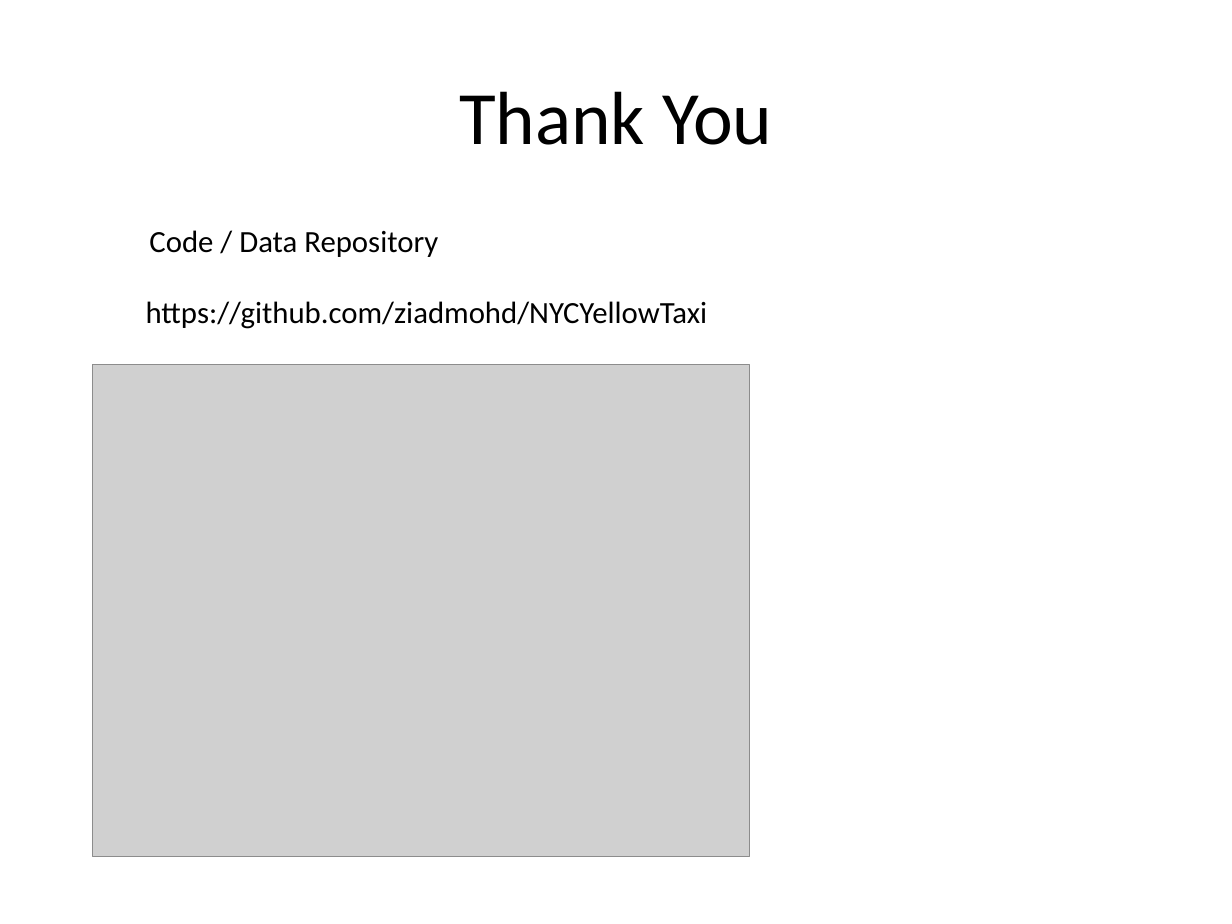
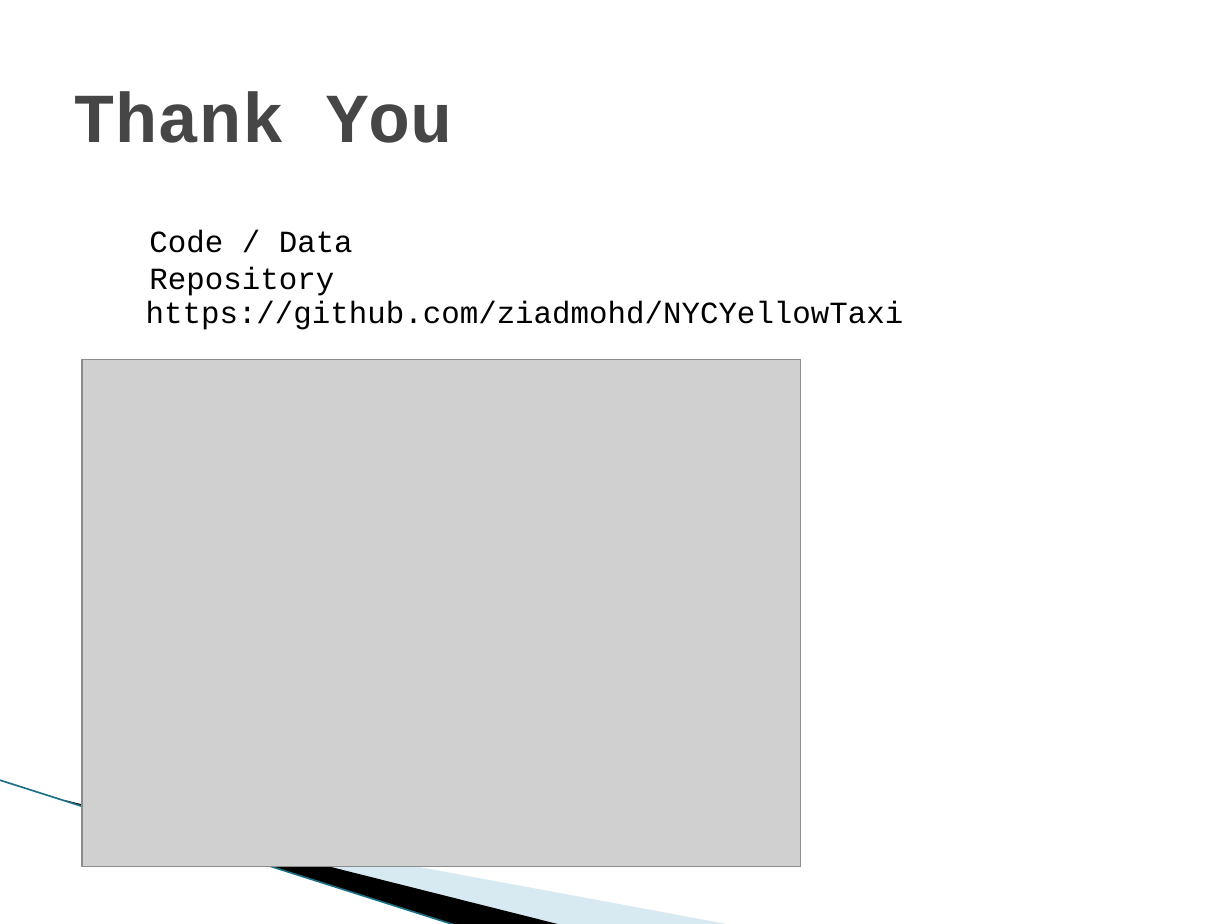
Before and after one commit to ziadmohd/NYCYellowTaxi, a slide deck: slide 16 of Impact of COVID-10 on NYC Taxi Industries.pptx (slide 15 before the commit). Drawn at 1232x924 pixels with LibreOffice and Linux fonts; fonts in the diff are those of the drawing; grey boxes stand for pictures; background and template pictures are left out. Boxes give left, top, right and bottom in pixels: in the first picture for what was removed or moved away, otherwise in the second. Text is boxed around its words. In the diff, an @@ line names an element or a change of style, - is before the commit and + after.

```diff
--- a/Impact of COVID-10 on NYC Taxi Industries.pptx
+++ b/Impact of COVID-10 on NYC Taxi Industries.pptx
@@ title "Thank You" at <box>74,91,452,143</box>: size 44 to 41 pt, font Calibri to Courier New, text colour #000000 to #464646, bold on; alignment centre to left @@
@@ text "Code / Data Repository" at <box>149,230,353,296</box>: font Calibri to Courier New @@
@@ text "https://github.com/ziadmohd/NYCYellowTaxi" at <box>146,301,904,330</box>: font Calibri to Courier New @@
@@ picture: place and size @@
-picture at <box>92,365,749,856</box>
+picture at <box>83,360,801,867</box>
@@ line added from (0, 780) to (457, 924), #97C5D8 0.95 pt @@
@@ freeform shape added at <box>65,800,563,924</box>, fill #000000 @@
@@ freeform shape added at <box>68,801,733,924</box>, fill #A0CBDC at 40% opacity @@
```
Also in this commit, not shown: 14 other slides changed, 1 slide added.
